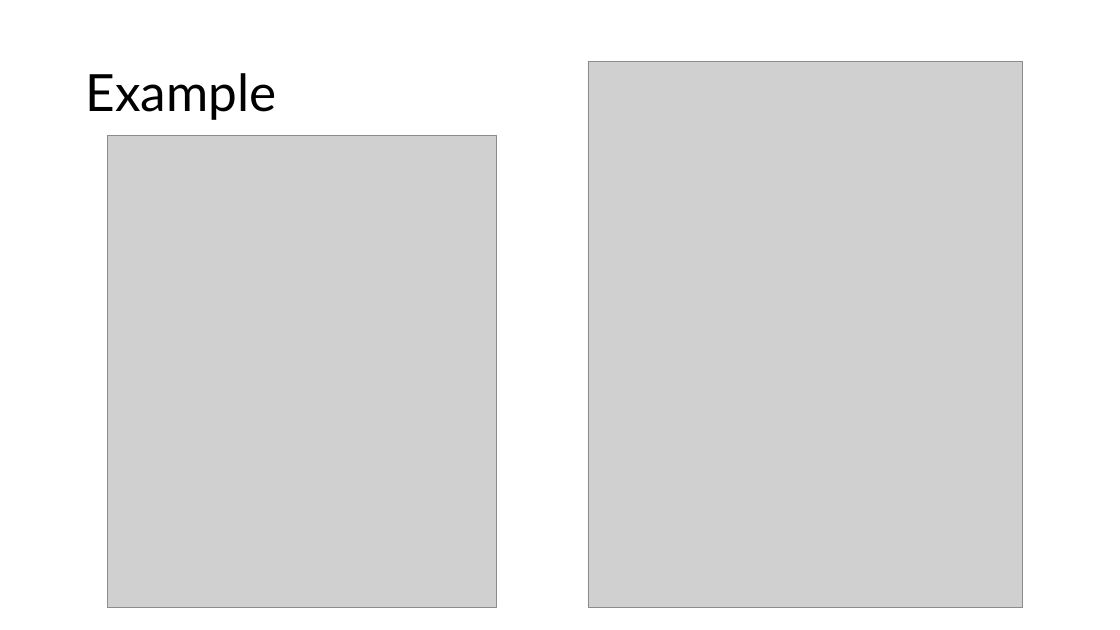
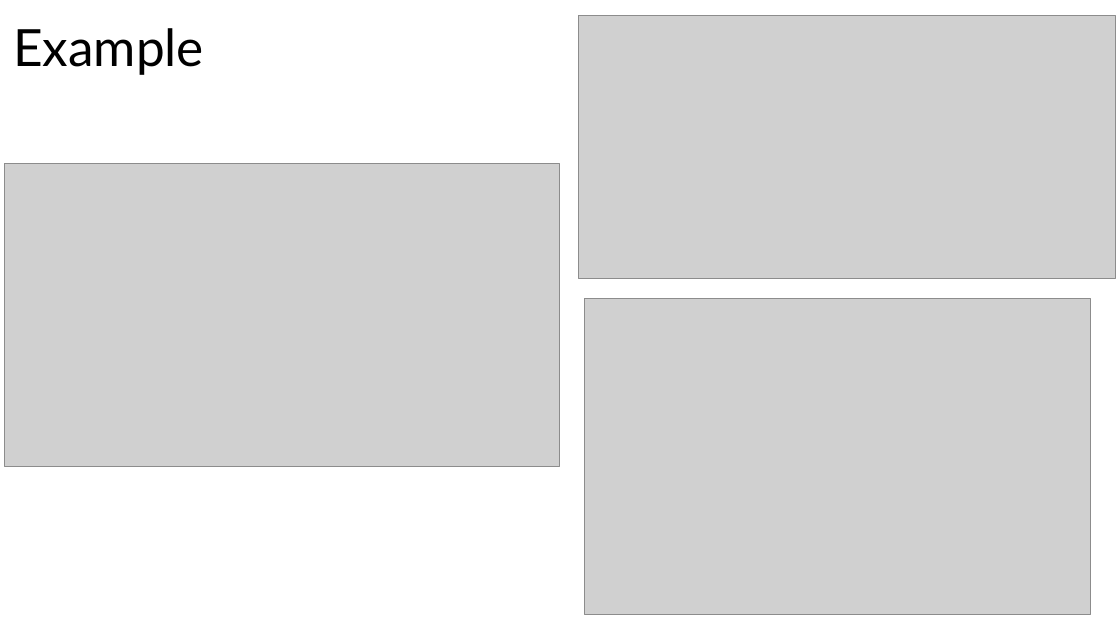
Before and after one commit to illinois-cs418/cs418CourseMaterial, a slide deck: slide 4 of Lectures/CS418-Lecture15-SimpleInteraction.pptx. Drawn at 1120x630 pixels with LibreOffice and Linux fonts; fonts in the diff are those of the drawing; grey boxes stand for pictures. Boxes give left, top, right and bottom in pixels: in the first picture for what was removed or moved away, otherwise in the second. Text is boxed around its words. In the diff, an @@ line names an element or a change of style, - is before the commit and + after.

```diff
--- a/Lectures/CS418-Lecture15-SimpleInteraction.pptx
+++ b/Lectures/CS418-Lecture15-SimpleInteraction.pptx
@@ title "Example": place and size @@
-title "Example" at box(85, 73, 276, 120)
+title "Example" at box(13, 28, 204, 75)
@@ picture added at box(578, 15, 1116, 278) @@
@@ picture: place and size @@
-picture at box(108, 135, 497, 607)
+picture at box(5, 164, 560, 467)
@@ picture: place and size @@
-picture at box(588, 62, 1023, 608)
+picture at box(585, 299, 1091, 615)
```
Also in this commit, not shown: 2 other slides changed.
